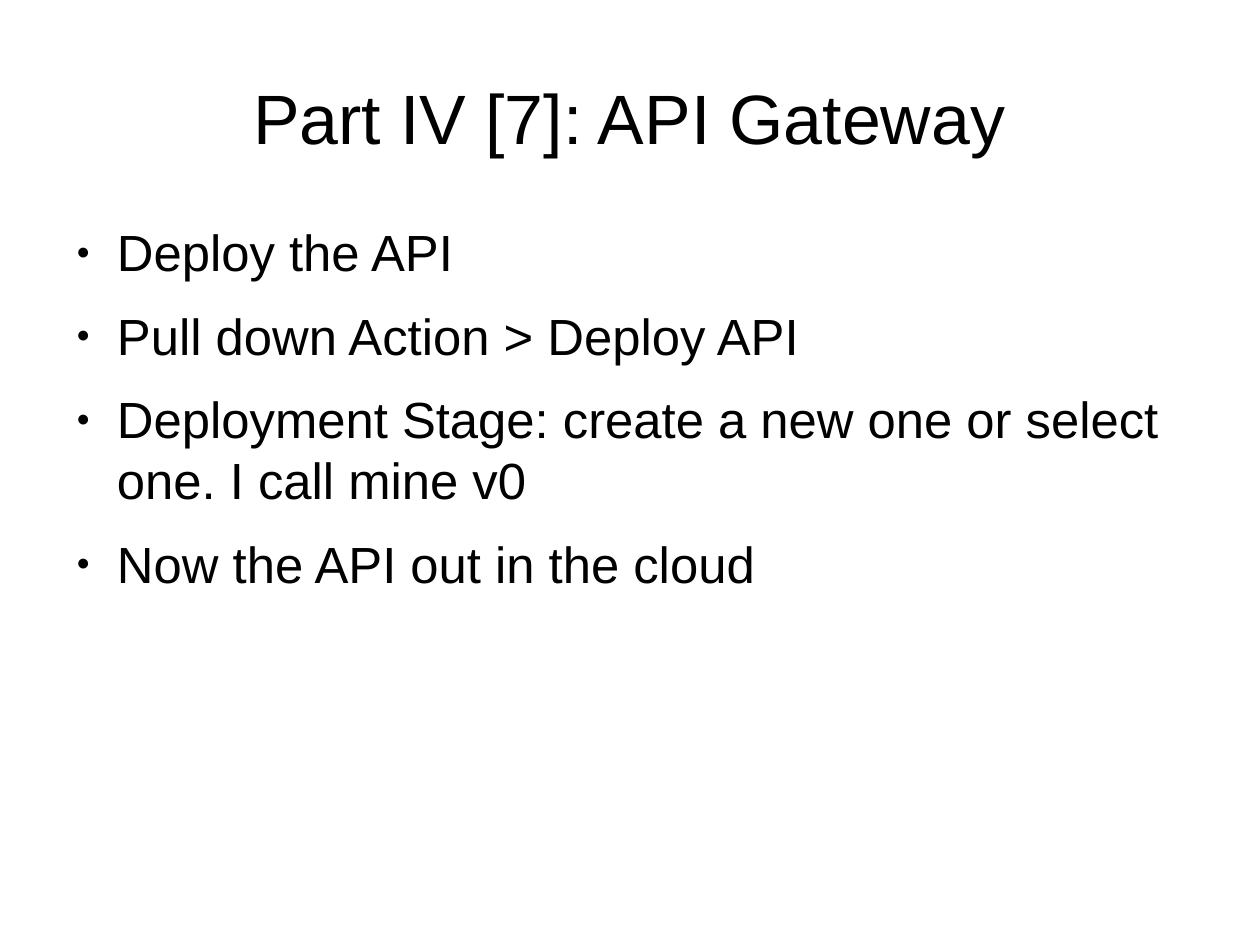
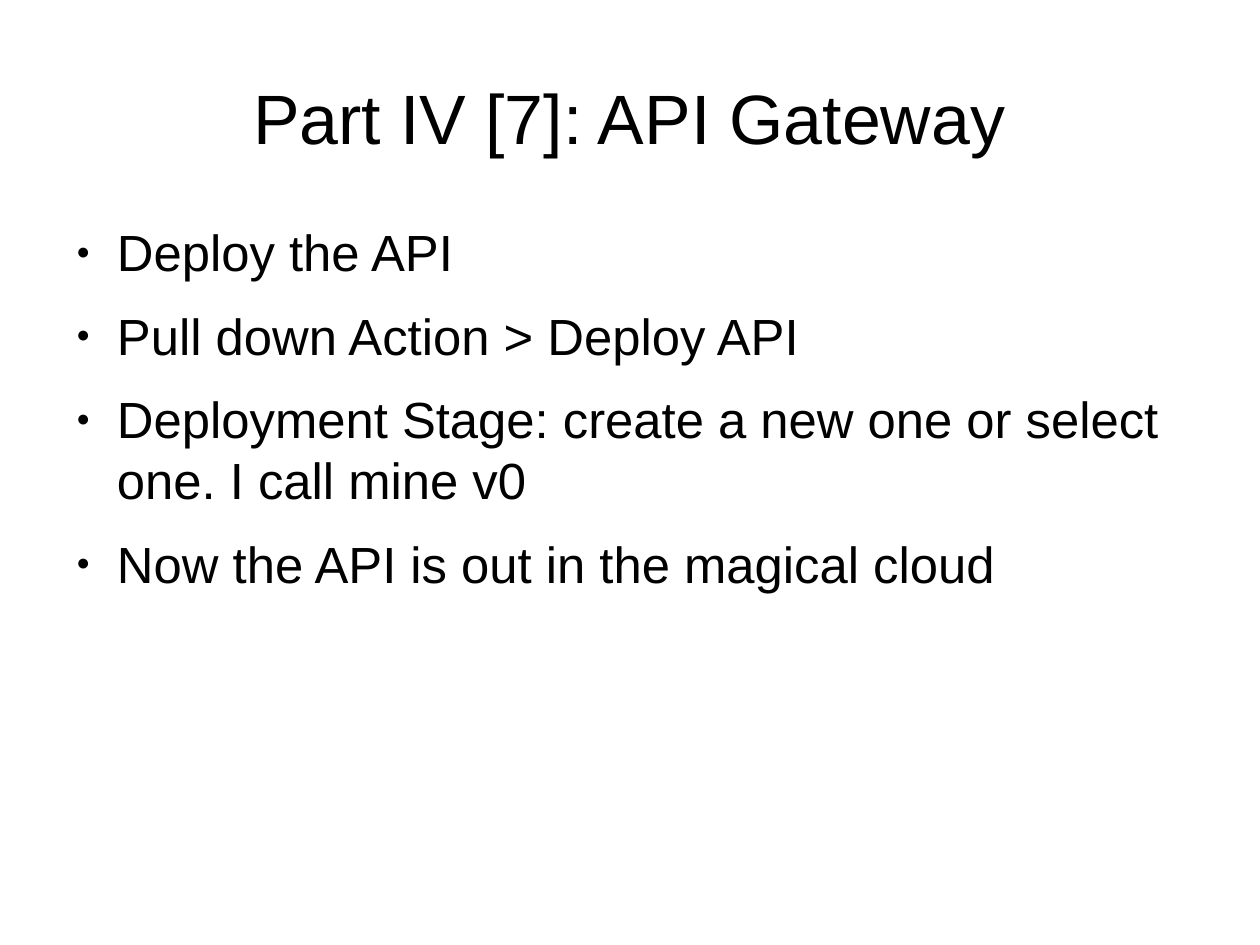
Before and after one commit to cmrsol/demo, a slide deck: slide 13 of api-gateway-how-to/API-GW_How-To.odp. Drawn at 1260x945 pixels with LibreOffice and Linux fonts; fonts in the diff are those of the drawing. Boxes give left, top, right and bottom in pixels: in the first picture for what was removed or moved away, otherwise in the second. Text is boxed around its words. In the diff, an @@ line names an element or a change of style, - is before the commit and + after.

```diff
--- a/api-gateway-how-to/API-GW_How-To.odp
+++ b/api-gateway-how-to/API-GW_How-To.odp
@@ text at [117,546,994,593]: text changed @@
-● Now the API out in the cloud
+● Now the API is out in the magical cloud
```
Also in this commit, not shown: 5 other slides changed, 1 other file.
